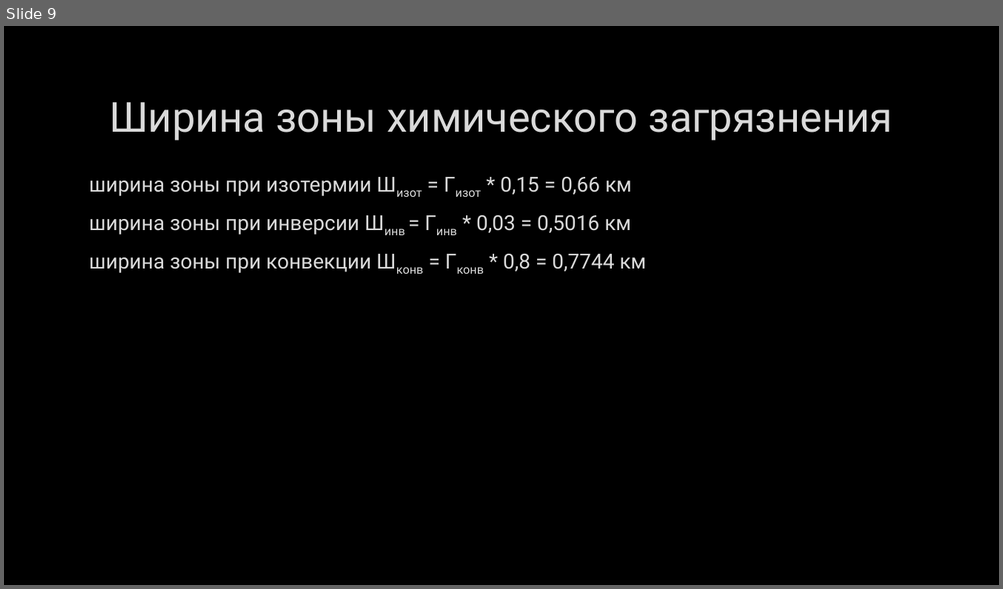
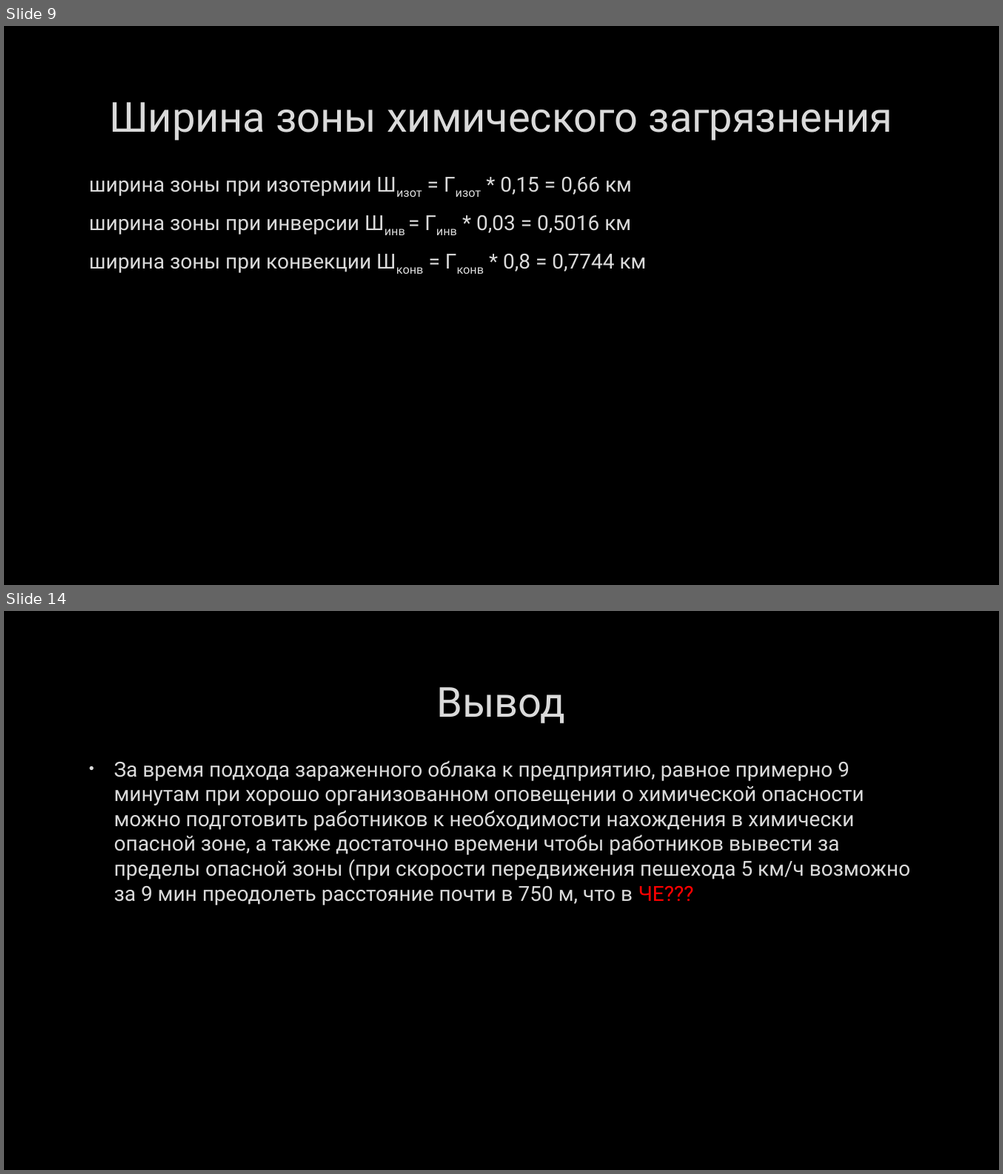
Before and after one commit to wemik2323/LP, a slide deck: BZD/AXOB.pptx. Shown one above the other, each under a label of ours: slide 9 before the commit, slides 9 and 14 after it; the slides between them are not shown. The pictures are 1003x589 and 1003x1174 pixels, drawn with LibreOffice and Linux fonts; fonts in the diff are those of the drawing; background and template pictures are left out. Boxes give left, top, right and bottom in pixels: in the first picture for what was removed or moved away, otherwise in the second. Text is boxed around its words. In the diff, an @@ line names an element or a change of style, - is before the commit and + after.

```diff
--- a/BZD/AXOB.pptx
+++ b/BZD/AXOB.pptx
@@ slide 14 added at (x1=4, y1=611, x2=999, y2=1170), background picture (left out) @@
@@ title added at (x1=436, y1=687, x2=565, y2=723), 40 pt, text #DADADA @@
+Вывод
@@ text added at (x1=114, y1=760, x2=910, y2=906), 20 pt, text #DADADA @@
+• За время подхода зараженного облака к предприятию, равное примерно 9 минутам при хорошо организованном оповещении о химической опасности можно подготовить работников к необходимости нахождения в химически опасной зоне, а также достаточно времени чтобы работников вывести за пределы опасной зоны (при скорости передвижения пешехода 5 км/ч возможно за 9 мин преодолеть расстояние почти в 750 м, что в ЧЕ???
```
Also in this commit, not shown: 1 slide changed, 11 other slides added, 3 other files.
